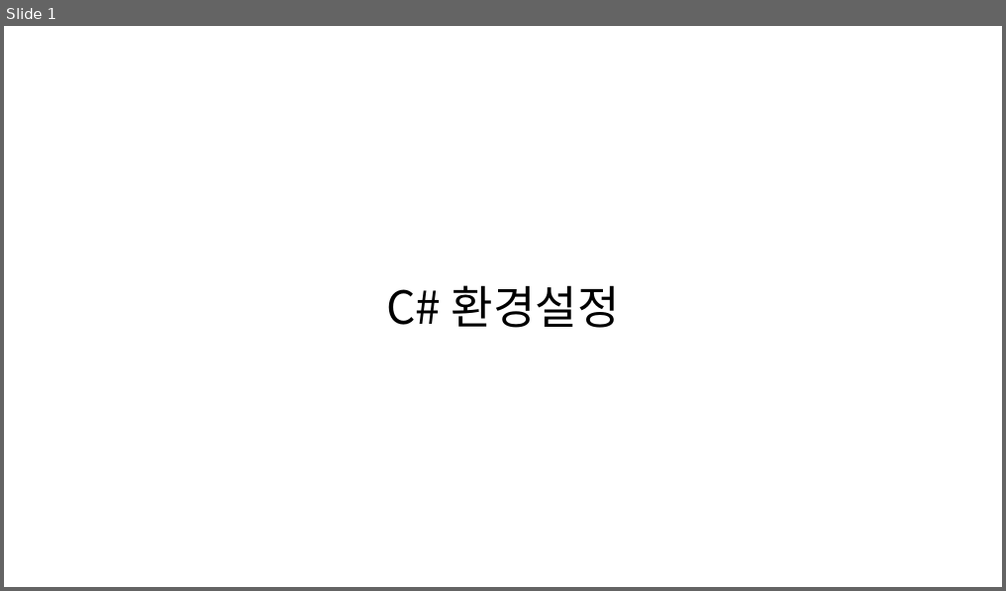
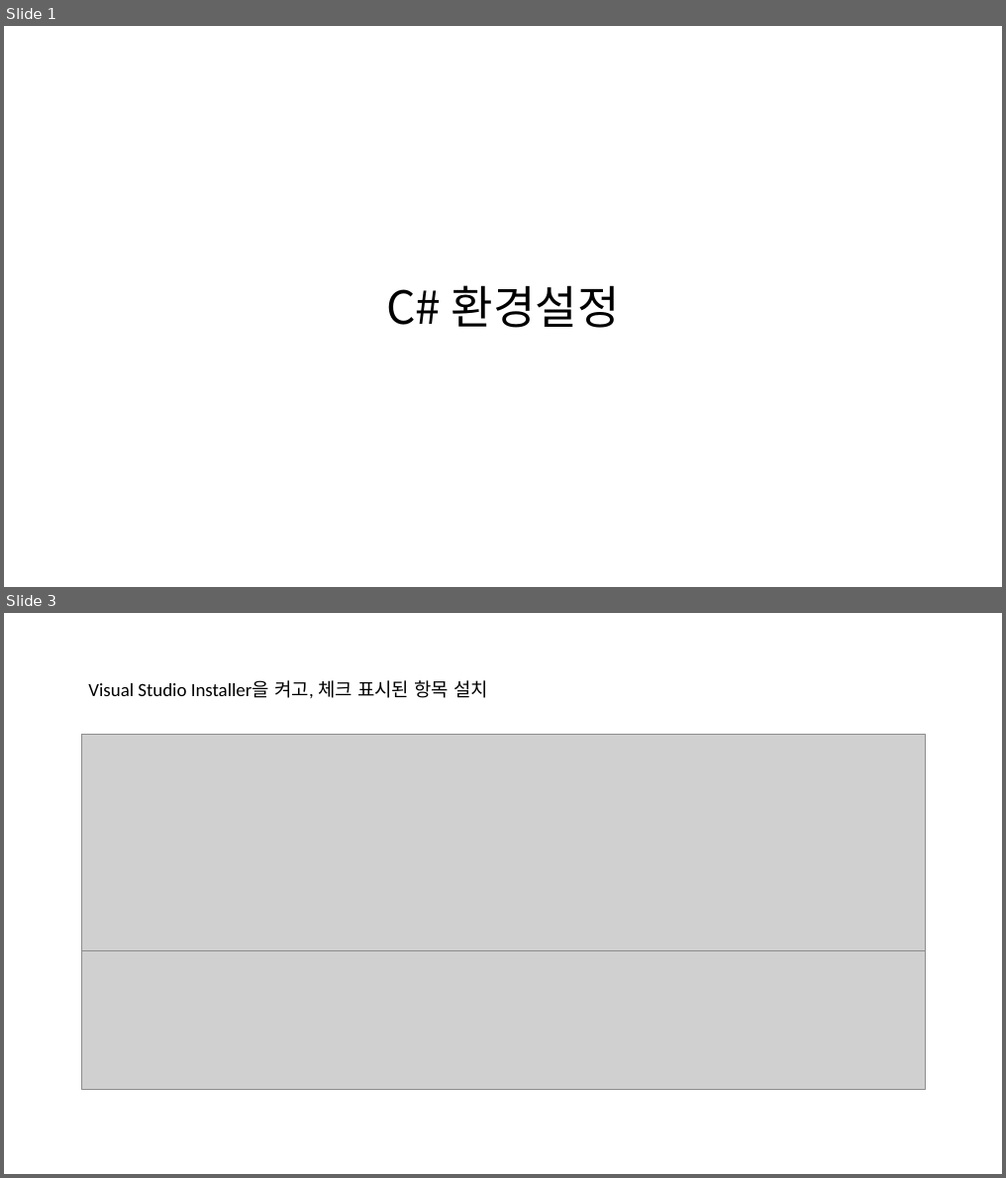
Before and after one commit to Comet-Csms/Unity, a slide deck: Learning Materials/Unity/환경설정.pptx. Shown one above the other, each under a label of ours: slide 1 before the commit, slides 1 and 3 after it; the slides between them are not shown. The pictures are 1006x591 and 1006x1178 pixels, drawn with LibreOffice and Linux fonts; fonts in the diff are those of the drawing; grey boxes stand for pictures. Boxes give left, top, right and bottom in pixels: in the first picture for what was removed or moved away, otherwise in the second. Text is boxed around its words. In the diff, an @@ line names an element or a change of style, - is before the commit and + after.

```diff
--- a/Learning Materials/Unity/환경설정.pptx
+++ b/Learning Materials/Unity/환경설정.pptx
@@ slide 3 added at bbox=[4, 613, 1002, 1174], background #FFFFFF @@
@@ text added at bbox=[88, 680, 489, 698], 18 pt, text #000000 @@
+Visual Studio Installer을 켜고, 체크 표시된 항목 설치
@@ picture added at bbox=[81, 735, 925, 951] @@
@@ picture added at bbox=[81, 952, 925, 1090] @@
```
Also in this commit, not shown: 3 slides changed, 7 other slides added, 2 slides removed.
